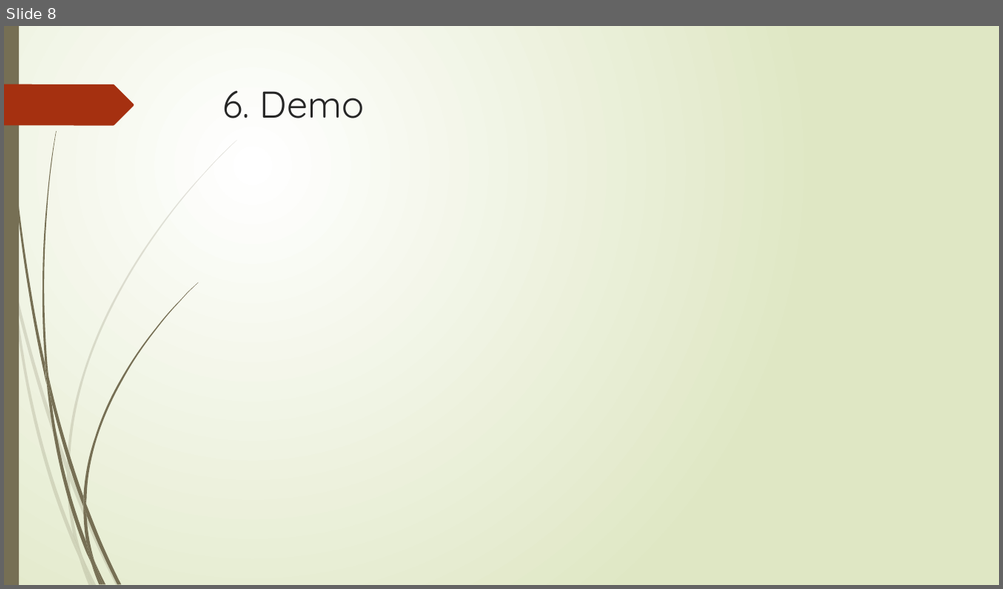
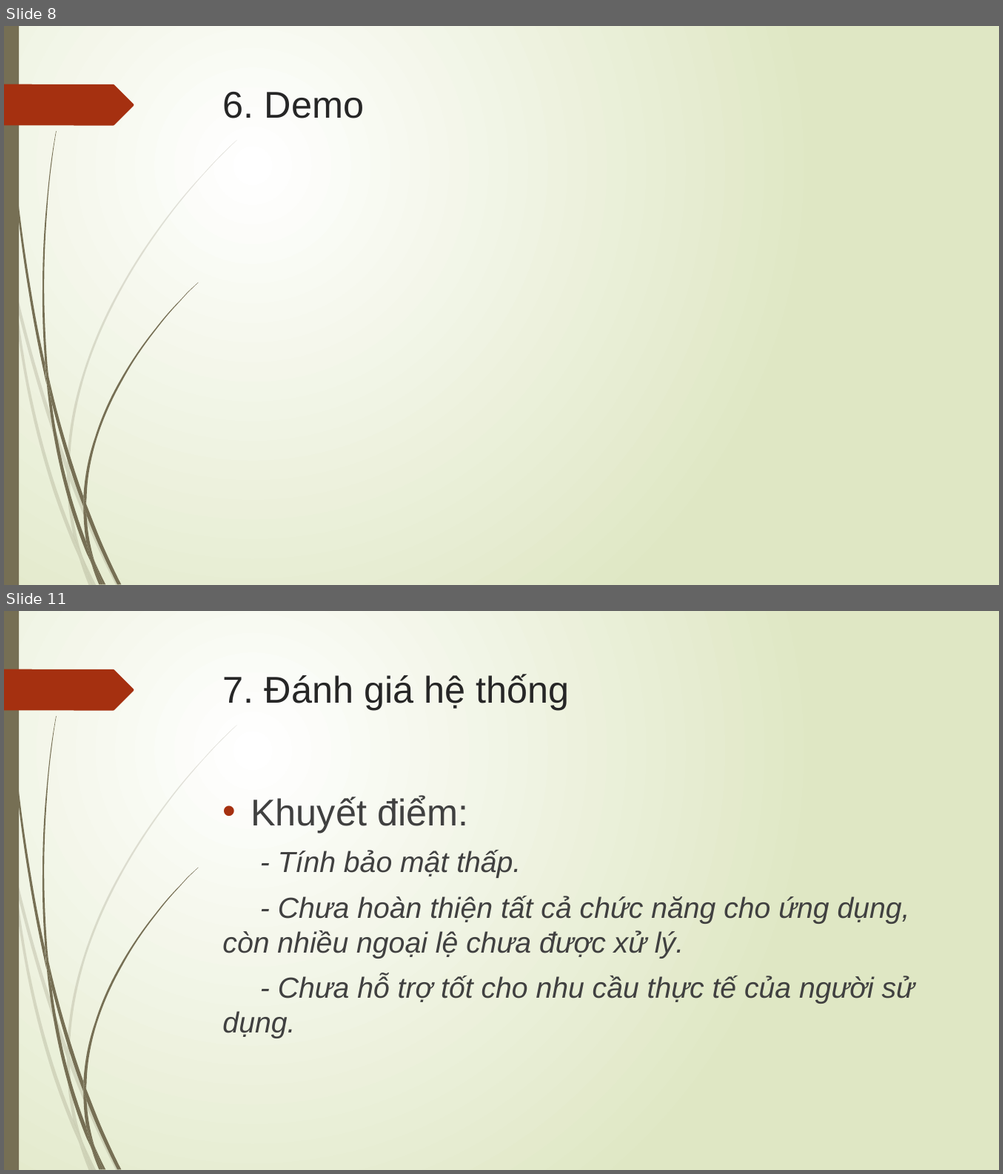
Before and after one commit to doanlecong/LVTN, a slide deck: docs/slide trình cô - bản 1.pptx. Shown one above the other, each under a label of ours: slide 8 before the commit, slides 8 and 11 after it; the slides between them are not shown. The pictures are 1003x589 and 1003x1174 pixels, drawn with LibreOffice and Linux fonts; fonts in the diff are those of the drawing. Boxes give left, top, right and bottom in pixels: in the first picture for what was removed or moved away, otherwise in the second. Text is boxed around its words. In the diff, an @@ line names an element or a change of style, - is before the commit and + after.

```diff
--- a/docs/slide trình cô - bản 1.pptx
+++ b/docs/slide trình cô - bản 1.pptx
@@ slide 11 added at bbox=[4, 611, 999, 1170], background gradient #FFFFFF to #DFE8C4; not listed: 24 template elements that a slide beside it also shows @@
@@ title added at bbox=[223, 674, 569, 710], 36 pt, text #262626 @@
+7. Đánh giá hệ thống
@@ text added at bbox=[222, 796, 914, 1039], 28 pt, text #404040, italic @@
+• Khuyết điểm:
+- Tính bảo mật thấp.
+- Chưa hoàn thiện tất cả chức năng cho ứng dụng, còn nhiều ngoại lệ chưa được xử lý.
+- Chưa hỗ trợ tốt cho nhu cầu thực tế của người sử dụng.
@@ slide 8 changed as well @@
@@ title "6. Demo" at bbox=[223, 92, 364, 118]: font Quicksand to Arial @@
```
Also in this commit, not shown: 8 other slides changed, 2 other slides added, 1 slide removed.
